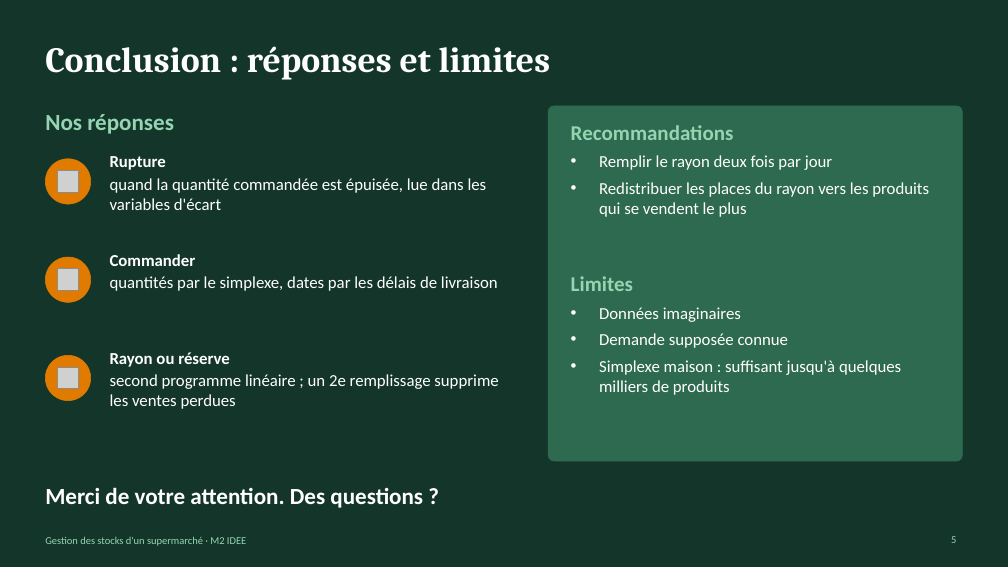
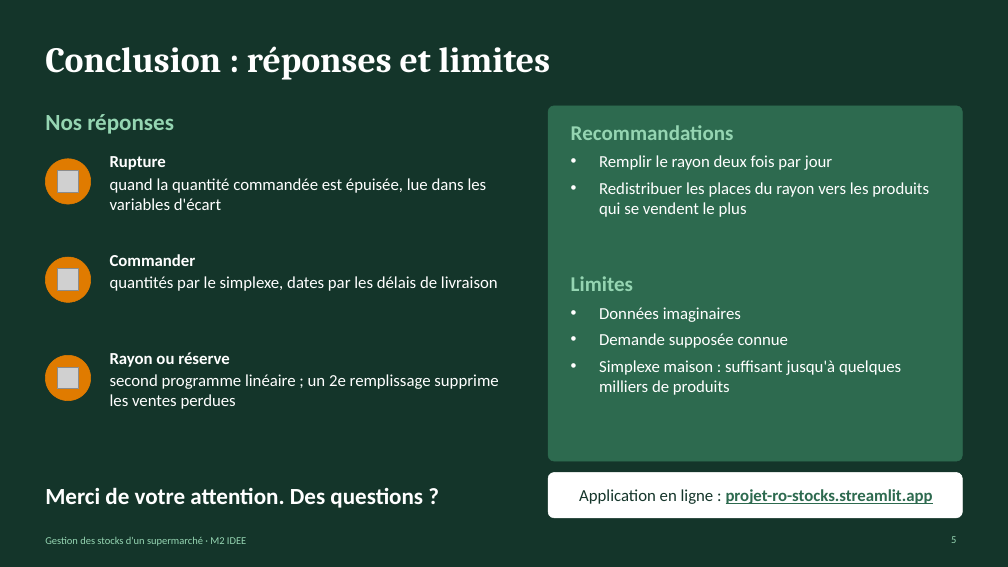
Before and after one commit to diakhouM/projet-ro-stocks, a slide deck: slide 5 of presentation/presentation_oral.pptx. Drawn at 1008x567 pixels with LibreOffice and Linux fonts; fonts in the diff are those of the drawing; grey boxes stand for pictures. Boxes give left, top, right and bottom in pixels: in the first picture for what was removed or moved away, otherwise in the second. Text is boxed around its words. In the diff, an @@ line names an element or a change of style, - is before the commit and + after.

```diff
--- a/presentation/presentation_oral.pptx
+++ b/presentation/presentation_oral.pptx
@@ rounded rectangle added at box(548, 473, 963, 518), fill #FFFFFF, outline #FFFFFF 0.5 pt @@
@@ text added at box(579, 489, 933, 504), 16 pt, text #2D6A4F, bold, underline @@
+Application en ligne : projet-ro-stocks.streamlit.app
```
Also in this commit, not shown: 1 other slide changed, 3 other files.
